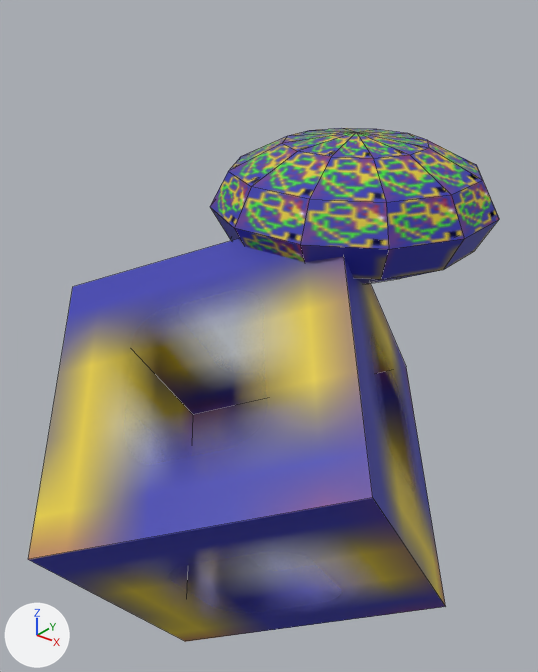
A saved change to the FBX model src/assets/models/model.fbx.
Both versions are drawn from a 50 mm camera at (2.84, -4.52, 2.99) aimed at (-0.23, -0.68, 0.61). The axes (+X, +Y, +Z) are drawn at lower left. The lights are the same throughout. Mesh edges are drawn as thin lines. Where no turn or scale is listed for an object, it has been applied to the vertices.
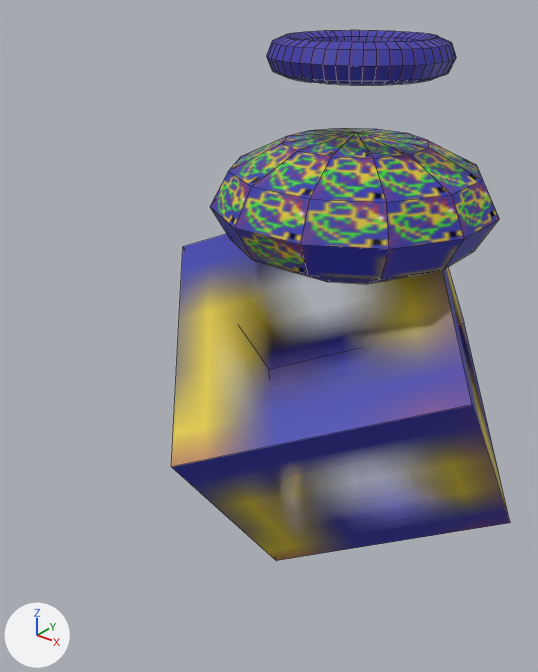
Patch to the scene script:
```diff
--- a/src/assets/models/model.fbx.py
+++ b/src/assets/models/model.fbx.py
@@ me_sphere @@
 # used by ob_sphere; location = (0.0, 0.0, 1.5)
 # verts and faces of me_sphere; kept vertices keep their numbers, new ones are numbered from 62
-me_sphere.from_pydata(...)  # 62 vertices, 72 faces; spans x -1.0..1.0, y -1.0..1.0, z -0.5..0.5
+me_sphere.from_pydata(...)  # 454 vertices, 462 faces; spans x -1.39..1.39, y -1.71..1.71, z -3.12..1.13
+# me_sphere part 1: a new loose piece, a torus around z (ring radius 0.5, tube radius 0.13) spanning x -0.62..0.62, y -0.62..0.63, z 0.87..1.13, in mat_texture_png (picture img_texture_png)
+# me_sphere part 2
+verts[62] = (-0.25, -1.71, -1.48)  # pixel (171, 466)
+verts[63] = (-1.39, -0.37, -0.54)  # pixel (182, 246)
+verts[64] = (-0.25, -0.57, -3.12)  # pixel (276, 560)
+verts[65] = (-1.39, 0.77, -2.18)  # pixel (269, 369)
+for new, old in zip([*range(66, 70)], [*range(62, 66)]): verts[new] = verts[old] + (1.64, 0.94, 0.66)
+faces += [(66, 68, 69, 67), (62, 63, 65, 64), (62, 66, 67, 63), (64, 65, 69, 68), (62, 64, 68, 66), (63, 67, 69, 65)]
 me_sphere.materials.append(mat_texture_png)
@@ ob_cube @@
-ob_cube = bpy.data.objects.new('cube', me_cube)
-ob_cube.location = (0.0, -1.125, 0.0)
```

What differs and where, as boxes (x1, y1, x2, y2) in the pictures (538 x 672 px):
'cube', deleted: before (28, 233, 446, 642)
'sphere', reshaped (17% wider, 239% taller): before (210, 128, 499, 284); after (171, 30, 510, 561)
part 1 of me_sphere, added (blue): after (266, 30, 456, 85)
part 2 of me_sphere, added: after (171, 193, 510, 561)
